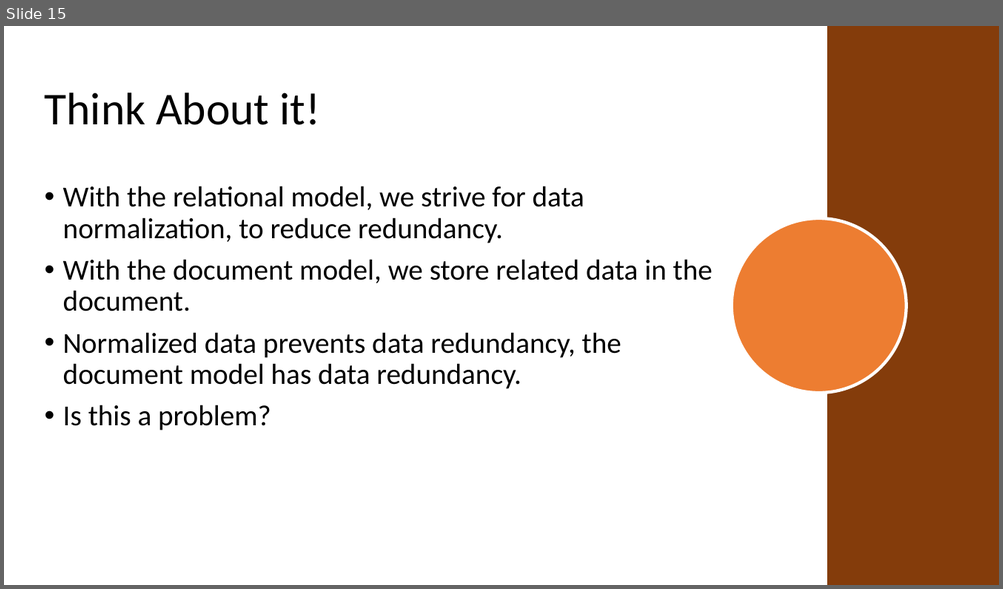
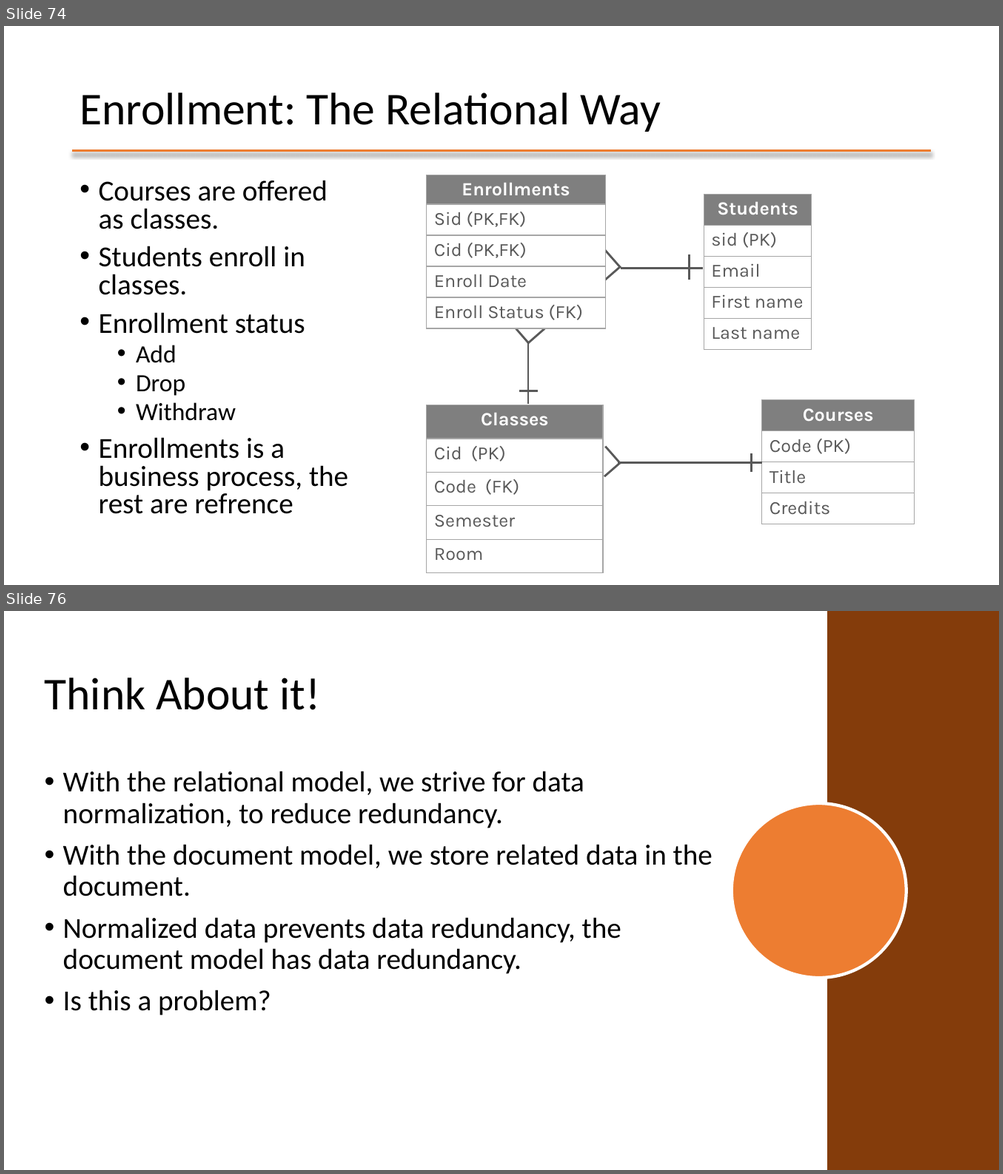
Before and after one commit to mafudge/ist769-old, a slide deck: content/G-Widecolumn/G-Widecolumn.pptx. Shown one above the other, each under a label of ours: slide 15 before the commit, slides 74 and 76 after it; the slides between them are not shown. The pictures are 1003x589 and 1003x1174 pixels, drawn with LibreOffice and Linux fonts; fonts in the diff are those of the drawing; background and template pictures are left out. Boxes give left, top, right and bottom in pixels: in the first picture for what was removed or moved away, otherwise in the second. Text is boxed around its words. In the diff, an @@ line names an element or a change of style, - is before the commit and + after.

```diff
--- a/content/G-Widecolumn/G-Widecolumn.pptx
+++ b/content/G-Widecolumn/G-Widecolumn.pptx
@@ slide 74 added at (4,26,999,585), background #FFFFFF @@
@@ title added at (79,93,660,132), 44 pt, text #000000 @@
+Enrollment: The Relational Way
@@ line added from (73, 150) to (930, 150), #ED7D31 2.25 pt @@
@@ text added at (99,180,348,514), 28 pt, text #000000 @@
+• Courses are offered as classes.
+• Students enroll in classes.
+• Enrollment status
+  • Add
+  • Drop
+  • Withdraw
+• Enrollments is a business process, the rest are refrence
@@ table added at (427,175,605,329), 5 rows, 1 columns @@
+Enrollments
+Sid (PK,FK)
+Cid (PK,FK)
+Enroll Date
+Enroll Status (FK)
@@ table added at (704,195,811,350), 5 rows, 1 columns @@
+Students
+sid (PK)
+Email
+First name
+Last name
@@ line added from (620, 267) to (604, 281), #595959 2 pt @@
@@ line added from (620, 268) to (606, 250), #595959 2 pt @@
@@ line added from (620, 269) to (703, 269), #595959 2 pt @@
@@ line added from (689, 255) to (689, 280), #595959 2 pt @@
@@ line added from (529, 344) to (515, 327), #595959 2 pt @@
@@ line added from (528, 344) to (545, 329), #595959 2 pt @@
@@ line added from (528, 342) to (528, 404), #595959 2 pt @@
@@ line added from (538, 391) to (519, 391), #595959 2 pt @@
@@ table added at (762,400,914,526), 4 rows, 1 columns @@
+Courses
+Code (PK)
+Title
+Credits
@@ table added at (427,405,603,574), 5 rows, 1 columns @@
+Classes
+Cid (PK)
+Code (FK)
+Semester
+Room
@@ group added at (604,447,762,477): 4 lines @@
@@ what was slide 15 is now slide 76 @@
```
Also in this commit, not shown: 6 slides changed, 66 other slides added, 37 slides removed, 30 other files.
